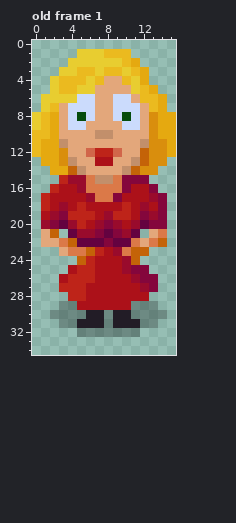
Pixel-art file: art/feenoks-lady.aseprite. That is the earlier state.
16x35 pixels, 1 frame. Shown: old frame 1. The commit also changed other frames, which this record leaves out.
The same view after the edit:
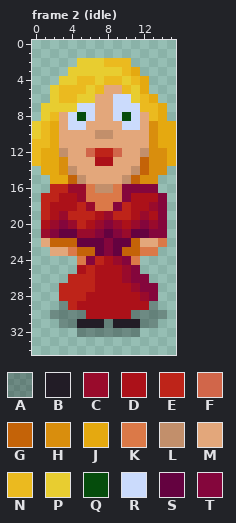
Palette (. is transparent): A #00000046  B #221c26  C #990b2c  D #ac1119  E #be2419  F #d1664a  G #c46308  H #d98e0d  J #e5a910  K #db7948  L #c28f6b  M #e3a77b  N #ebba1f  P #e8cd30  Q #054c0c  R #cbdbfc  S #640240  T #84063c
A new or re-ordered frame is compared with the old frame closest to it.
The author wrote: Bouncy animation for Feenoks lady
What changed:
frames 1 -> 3
--- frame 2 (idle) is new; against old frame 1, layer "lady"
@@ x 0..15 @@
  0 ................
- 1 .....PPPNNN.....
- 2 ....PPPPPPNJ....
- 3 ...PPNNPNNPNJ...
- 4 ..PNNNPNMMNPJ...
- 5 ..PNNPPMMMMPNJ..
- 6 .PPPPRRMMRRMNNJ.
- 7 .PNMRRRMMRRRMNJ.
- 8 PNJMRQRMMRQRMHJJ
+ 1 ................
+ 2 .....PPPNNN.....
+ 3 ....PPPPPPNJ....
+ 4 ...PPNNPNNPNJ...
+ 5 ..PNNNPNMMNPJ...
+ 6 ..PNNPPMMRRPNJ..
+ 7 .PPPPRRMMRRRNNJ.
+ 8 .PNMRQRMMRQRMNJ.
  9 PNJMRRMMMMRRMHJJ
-10 NNJMMMMLLMMMMHJJ
-11 NJJLMMMMMMMMLHHJ
-12 NJJHMMFEEFMMGHHJ
-13 .JJHLMMDDMMLGHH.
-14 ..JJGLMMMMLGHH..
-15 ...ECCKLLKTTT...
-16 ..EDDCKKKKTDDT..
-17 .EDDDDCKKTDDDCT.
-18 .EDCDEDDDDEDCDT.
-19 .DCTEEEDCEEDTCT.
-20 .CTSCEDCTCDCSTT.
-21 .MG.SCCTSTCS.MK.
-22 .MMKGSSSTSSKMKG.
-23 ...MKKGEDCKGG...
-24 .....GEDDDCG....
-25 ....DEEDDDCTT...
-26 ...DEEEDDDDCTT..
-27 ...EEEDDDDDDCT..
-28 ....EEDDDDDDD...
-29 ...AADDDDDDAAA..
-30 ..AAAABBABBAAAA.
+10 PNJMMMMLLMMMMHJJ
+11 NNJMMMMMMMMMMHJJ
+12 NJJLMMFEEFMMLHHJ
+13 NJJHMMMDDMMMGHHJ
+14 .JJHLMMMMMMLGHH.
+15 ..JJGLMMMMLGHH..
+16 ..EECCKLLKTTTT..
+17 .EEDDCKKKKTDDDT.
+18 .EDDDECKKTEDDCT.
+19 .EDCEEEDCEEDCDT.
+20 .DCTCEDCTCDCTCT.
+21 .CTSSCCTSTCSSTT.
+22 .MGGGSSSTSSGMMK.
+23 ..MMKGGSTSGGKK..
+24 .....KTEDCTK....
+25 .....DEDDDCT....
+26 ....EEEDDDCTT...
+27 ...EEEEDDDDCTT..
+28 ...EEEDDDDDDCT..
+29 ...AEDDDDDDDDA..
+30 ..AAAADDDDDAAAA.
 31 ...AABBBABBBAA..
